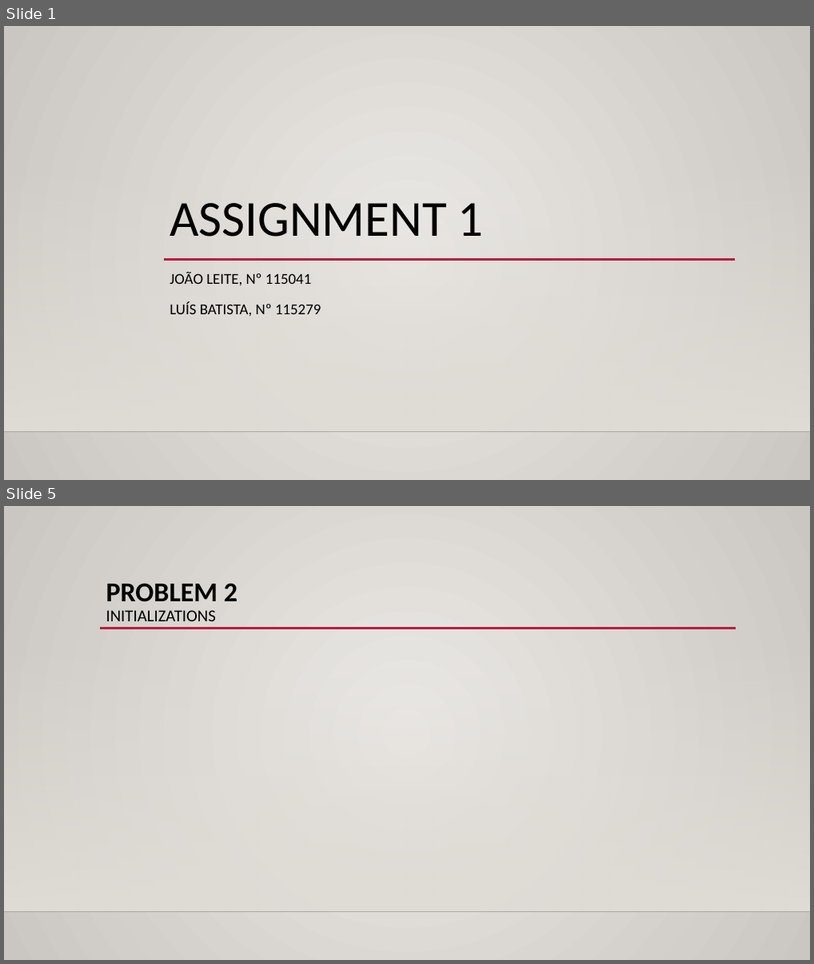
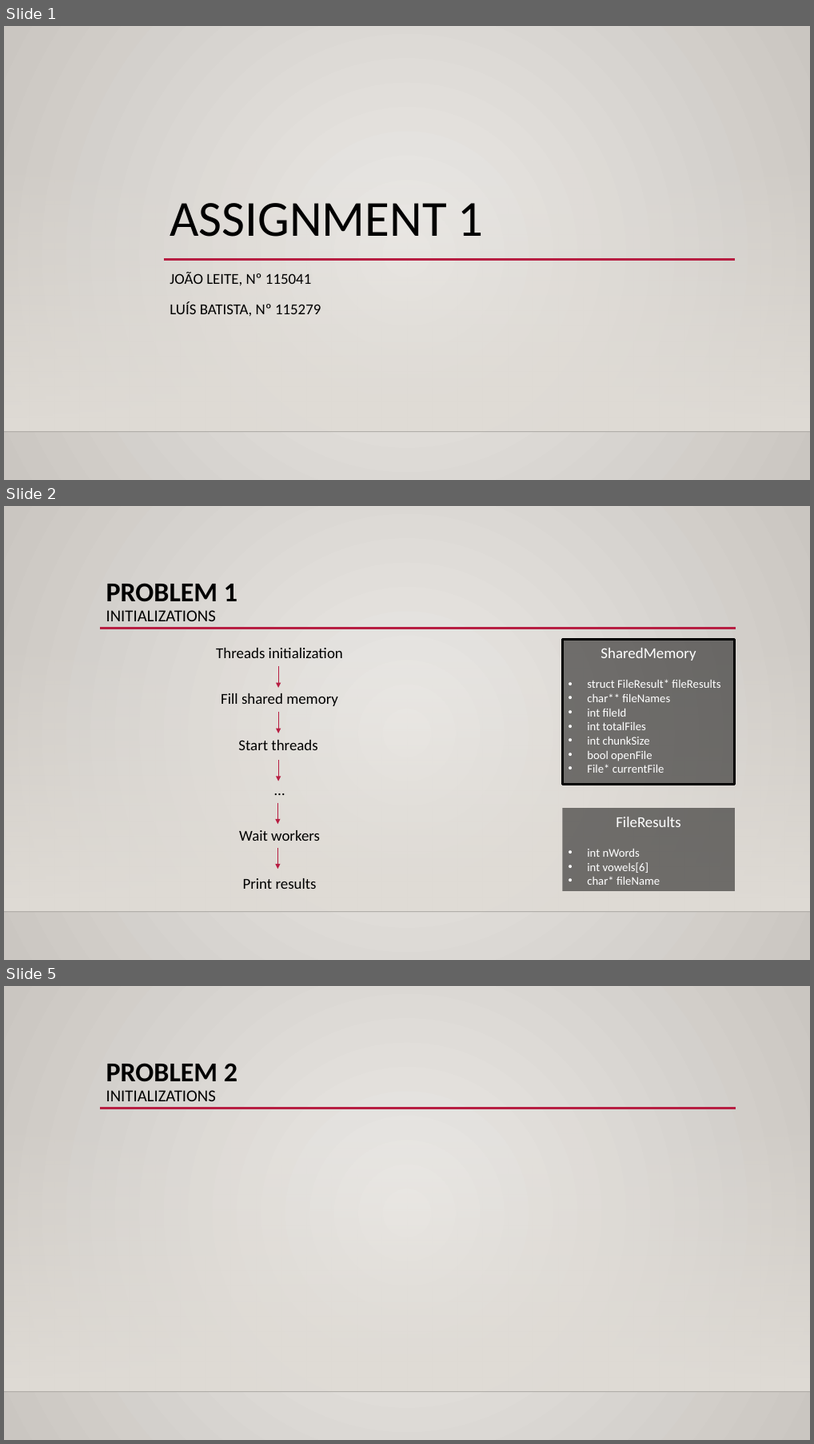
Before and after one commit to xL1fer/CLE_2022_2023, a slide deck: CLE1_T3G5/present.pptx. Shown one above the other, each under a label of ours: slides 1 and 5 before the commit, slides 1, 2 and 5 after it; the slides between them are not shown. The pictures are 814x964 and 814x1444 pixels, drawn with LibreOffice and Linux fonts; fonts in the diff are those of the drawing; background and template pictures are left out. Boxes give left, top, right and bottom in pixels: in the first picture for what was removed or moved away, otherwise in the second. Text is boxed around its words. In the diff, an @@ line names an element or a change of style, - is before the commit and + after.

```diff
--- a/CLE1_T3G5/present.pptx
+++ b/CLE1_T3G5/present.pptx
@@ slide 2 added at (4,506,810,960), background gradient #ECEAE7 to #CAC7C1; not listed: 3 template elements that a slide beside it also shows @@
@@ title added at (106,583,238,621), 19.8 pt, text #000000 @@
+PROBLEM 1
+INITIALIZATIONS
@@ text added at (216,648,343,658), 18 pt, text #000000 @@
+Threads initialization
@@ rectangle added at (563,639,735,784), fill #000000 at 50% opacity, outline #000000 3 pt @@
@@ text added at (601,648,696,660), 18 pt, text #FFFFFF @@
+SharedMemory
@@ arrow added from (278, 666) to (278, 688), #B71E42 0.75 pt @@
@@ text added at (221,693,338,706), 18 pt, text #000000 @@
+Fill shared memory
@@ text added at (587,679,721,772), 14 pt, text #FFFFFF @@
+• struct FileResult* fileResults
+• char** fileNames
+• int fileId
+• int totalFiles
+• int chunkSize
+• bool openFile
+• File* currentFile
@@ arrow added from (278, 712) to (278, 733), #B71E42 0.75 pt @@
@@ text added at (238,740,318,750), 18 pt, text #000000 @@
+Start threads
@@ arrow added from (278, 760) to (278, 781), #B71E42 0.75 pt @@
@@ text added at (198,778,360,802), 18 pt, text #000000 @@
+…
@@ arrow added from (278, 803) to (278, 824), #B71E42 0.75 pt @@
@@ rectangle added at (563,808,735,891), fill #000000 at 50% opacity @@
@@ text added at (616,816,681,827), 18 pt, text #FFFFFF @@
+FileResults
@@ text added at (239,830,320,840), 18 pt, text #000000 @@
+Wait workers
@@ arrow added from (278, 847) to (278, 868), #B71E42 0.75 pt @@
@@ text added at (587,848,660,884), 14 pt, text #FFFFFF @@
+• int nWords
+• int vowels[6]
+• char* fileName
@@ text added at (243,878,317,888), 18 pt, text #000000 @@
+Print results
```
Also in this commit, not shown: 3 slides changed, 1 slide removed.
